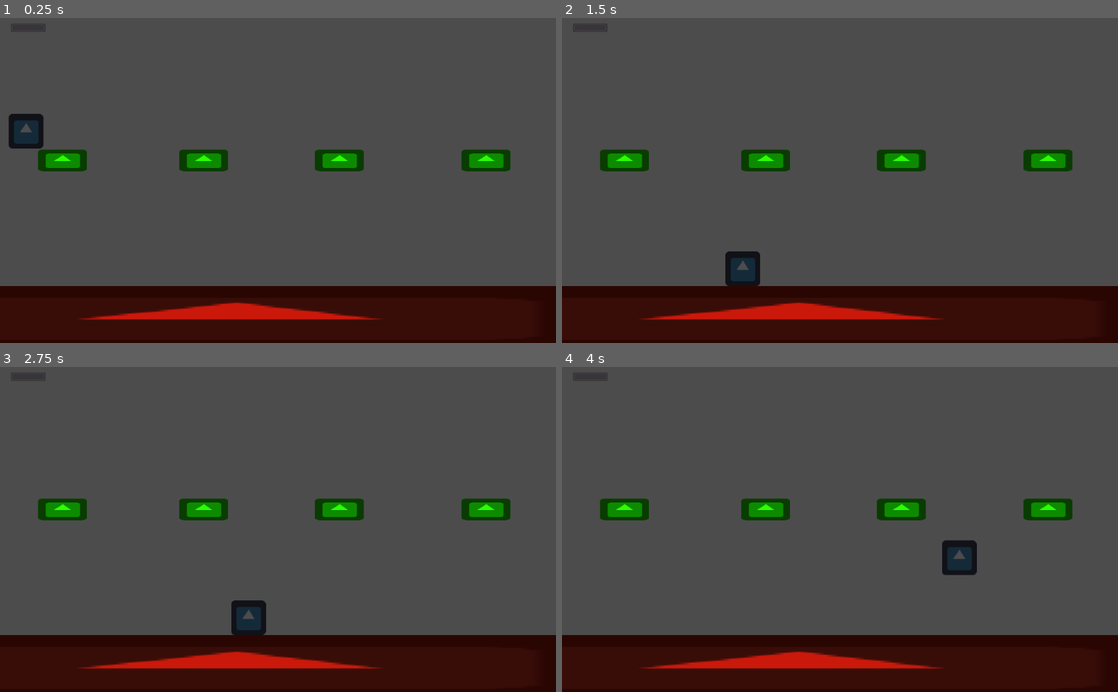
Above: before the commit, frames 1-4 (two rows, left to right).
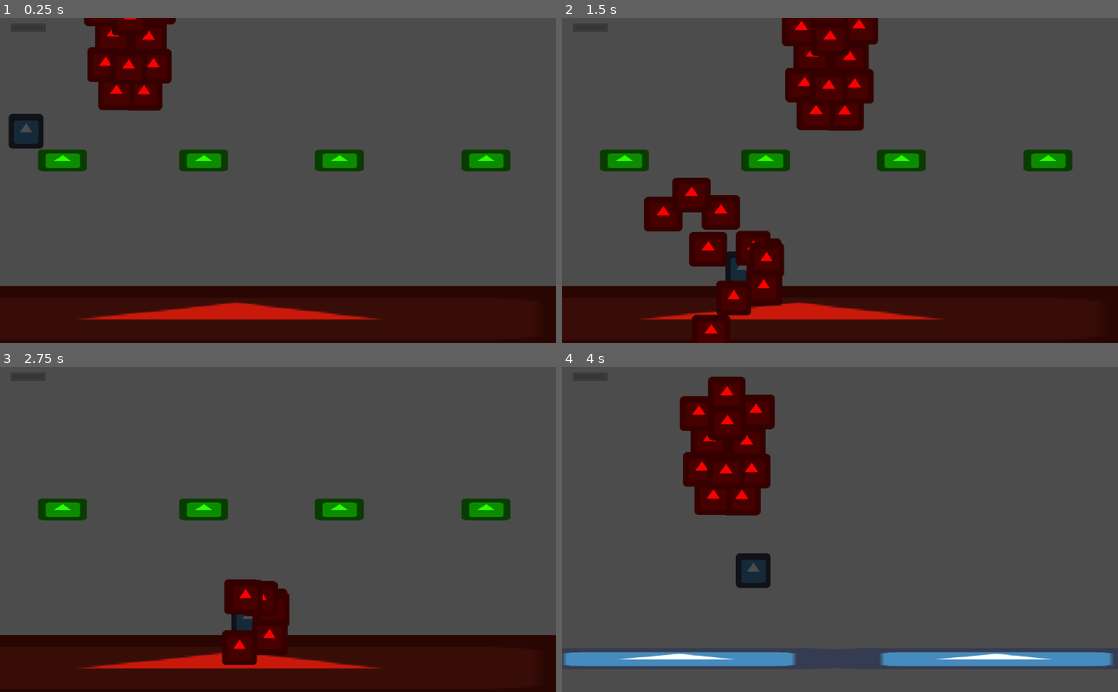
Above: after the commit, the same moments.

Repository: uspgamedev/welcome-to-your-mind
Game: Godot game, scene res://Stages/Depression/DepressionPuzzle1.tscn
Same seed, same stepped clock (60 frames per second), same inputs: the game is played once before the commit and once after it. This scene is started directly instead of the project's main scene. The engine's default icon, where the game draws it, is replaced by a stand-in: a white triangle on a blue panel in a dark square. Sound files missing from this copy of the repository are replaced by a short silence.
Inputs:
- Up to frame 1 (0.25 s): no input
- Up to frame 2 (1.5 s): hold Right (ui_right) from 0.53 s (still down); tap Up (ui_up) at 0.77 s
- Up to frame 3 (2.75 s): tap Up (ui_up) at 1.52 s; release Right (ui_right) at 2.03 s; hold Left (ui_left) from 2.03 s (still down)
- Up to frame 4 (4 s): release Left (ui_left) at 2.78 s; hold Right (ui_right) from 2.78 s (still down); tap Up (ui_up) at 3.02, 3.77 s

The runs differ from the first frame. In frame 1, 3.9% of the frame differs, in the area x 15-32%, y 0-29%; in frame 2, 9.9%; in frame 3, 2.2%; in frame 4, 27%, in the area x 0-100%, y 2-100%.

Commit message:
First level test

Diff:
--- a/Stages/Depression/DepressionPuzzle1.tscn
+++ b/Stages/Depression/DepressionPuzzle1.tscn
@@ -1,7 +1,8 @@
-[gd_scene load_steps=5 format=2]
+[gd_scene load_steps=6 format=2]
 
 [ext_resource path="res://icon.png" type="Texture" id=1]
 [ext_resource path="res://Player/Player.tscn" type="PackedScene" id=2]
+[ext_resource path="res://Stages/Depression/Enemies/TriggerWave.tscn" type="PackedScene" id=3]
 
 [sub_resource type="RectangleShape2D" id=1]
 
@@ -15,8 +16,11 @@
 
 [node name="Puzzle1" type="Node2D" index="0"]
 
-[node name="Floor" type="StaticBody2D" parent="." index="0"]
+[node name="Floor" type="StaticBody2D" parent="." index="0" groups=[
+"floor",
+]]
 
+editor/display_folded = true
 position = Vector2( 111.724, 543.888 )
 input_pickable = false
 collision_layer = 1
@@ -43,8 +47,11 @@
 
 position = Vector2( 47.8818, 126.457 )
 
-[node name="StaticBody2D" type="StaticBody2D" parent="." index="2"]
+[node name="StaticBody2D" type="StaticBody2D" parent="." index="2" groups=[
+"floor",
+]]
 
+editor/display_folded = true
 position = Vector2( 100, 250 )
 input_pickable = false
 collision_layer = 1
@@ -61,16 +68,19 @@
 shape = SubResource( 2 )
 _sections_unfolded = [ "Transform" ]
 
-[node name="Sprite" type="Sprite" parent="StaticBody2D/CollisionShape2D" index="0"]
+[node name="Sprite" type="Sprite" parent="StaticBody2D" index="1"]
 
 self_modulate = Color( 0.171875, 1, 0, 1 )
-position = Vector2( 0.326192, 0.0449853 )
-scale = Vector2( 0.669284, 0.317433 )
+position = Vector2( 15, 12.7787 )
+scale = Vector2( 1.40625, 0.627292 )
 texture = ExtResource( 1 )
 _sections_unfolded = [ "Visibility" ]
 
-[node name="StaticBody2D2" type="StaticBody2D" parent="." index="3"]
+[node name="StaticBody2D2" type="StaticBody2D" parent="." index="3" groups=[
+"floor",
+]]
 
+editor/display_folded = true
 position = Vector2( 360, 250 )
 input_pickable = false
 collision_layer = 1
@@ -87,16 +97,19 @@
 shape = SubResource( 2 )
 _sections_unfolded = [ "Transform" ]
 
-[node name="Sprite" type="Sprite" parent="StaticBody2D2/CollisionShape2D" index="0"]
+[node name="Sprite" type="Sprite" parent="StaticBody2D2" index="1"]
 
 self_modulate = Color( 0.171875, 1, 0, 1 )
-position = Vector2( 0.32619, 0.0449853 )
-scale = Vector2( 0.669284, 0.317433 )
+position = Vector2( 15, 12.7787 )
+scale = Vector2( 1.40625, 0.627292 )
 texture = ExtResource( 1 )
 _sections_unfolded = [ "Visibility" ]
 
-[node name="StaticBody2D3" type="StaticBody2D" parent="." index="4"]
+[node name="StaticBody2D3" type="StaticBody2D" parent="." index="4" groups=[
+"floor",
+]]
 
+editor/display_folded = true
 position = Vector2( 610, 250 )
 input_pickable = false
 collision_layer = 1
@@ -113,16 +126,19 @@
 shape = SubResource( 2 )
 _sections_unfolded = [ "Transform" ]
 
-[node name="Sprite" type="Sprite" parent="StaticBody2D3/CollisionShape2D" index="0"]
+[node name="Sprite" type="Sprite" parent="StaticBody2D3" index="1"]
 
 self_modulate = Color( 0.171875, 1, 0, 1 )
-position = Vector2( 0.32619, 0.0449853 )
-scale = Vector2( 0.669284, 0.317433 )
+position = Vector2( 14.9999, 12.7787 )
+scale = Vector2( 1.40625, 0.627292 )
 texture = ExtResource( 1 )
 _sections_unfolded = [ "Visibility" ]
 
-[node name="StaticBody2D4" type="StaticBody2D" parent="." index="5"]
+[node name="StaticBody2D4" type="StaticBody2D" parent="." index="5" groups=[
+"floor",
+]]
 
+editor/display_folded = true
 position = Vector2( 880, 250 )
 input_pickable = false
 collision_layer = 1
@@ -139,10 +155,18 @@
 shape = SubResource( 2 )
 _sections_unfolded = [ "Transform" ]
 
-[node name="Sprite" type="Sprite" parent="StaticBody2D4/CollisionShape2D" index="0"]
+[node name="Sprite" type="Sprite" parent="StaticBody2D4" index="1"]
 
 self_modulate = Color( 0.171875, 1, 0, 1 )
-position = Vector2( 0.326203, 0.0449853 )
-scale = Vector2( 0.669285, 0.317433 )
+position = Vector2( 15, 12.7787 )
+scale = Vector2( 1.40625, 0.627292 )
 texture = ExtResource( 1 )
 _sections_unfolded = [ "Visibility" ]
+
+[node name="TriggerWave" parent="." index="6" instance=ExtResource( 3 )]
+
+position = Vector2( 239.425, -40.811 )
+
+[node name="TriggerWave2" parent="." index="7" instance=ExtResource( 3 )]
+
+position = Vector2( 493.813, -382.685 )
